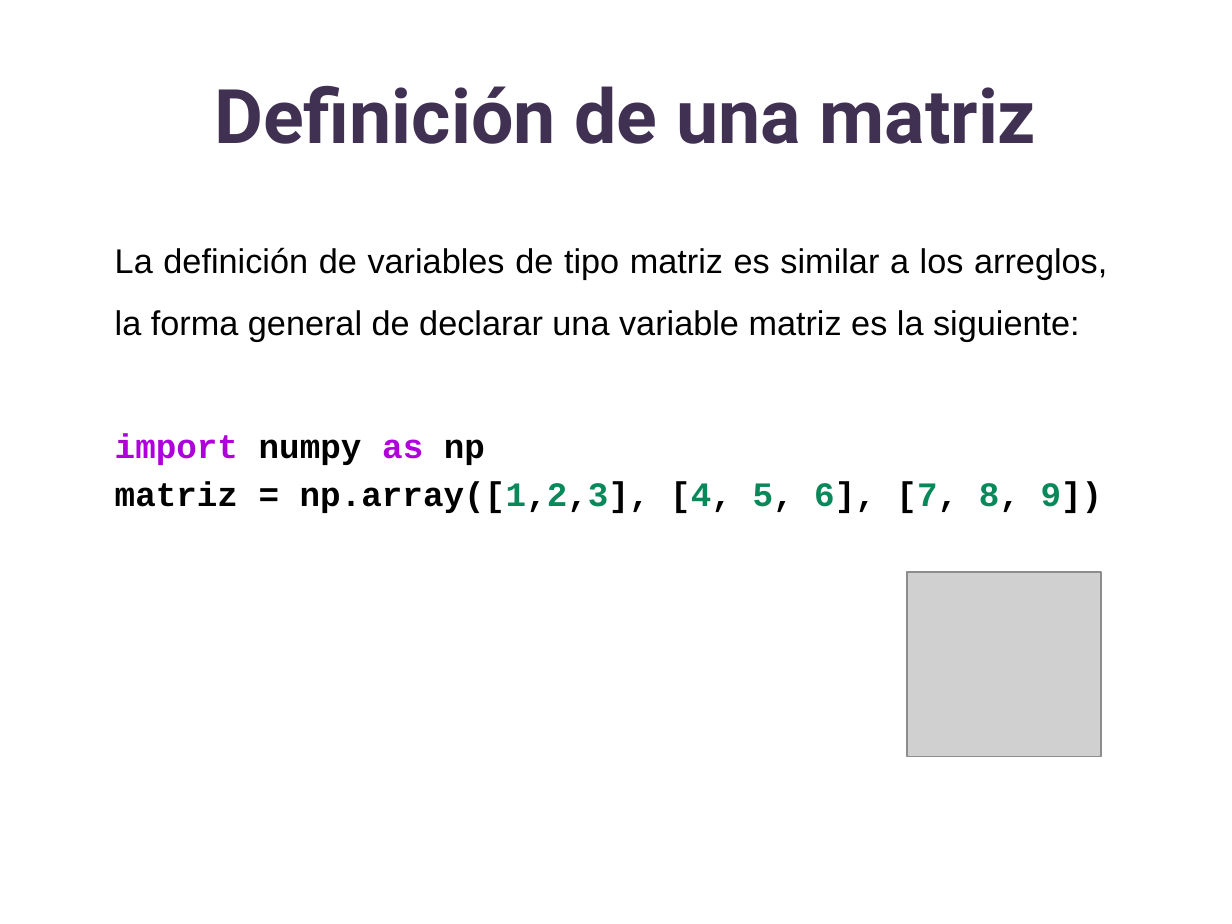
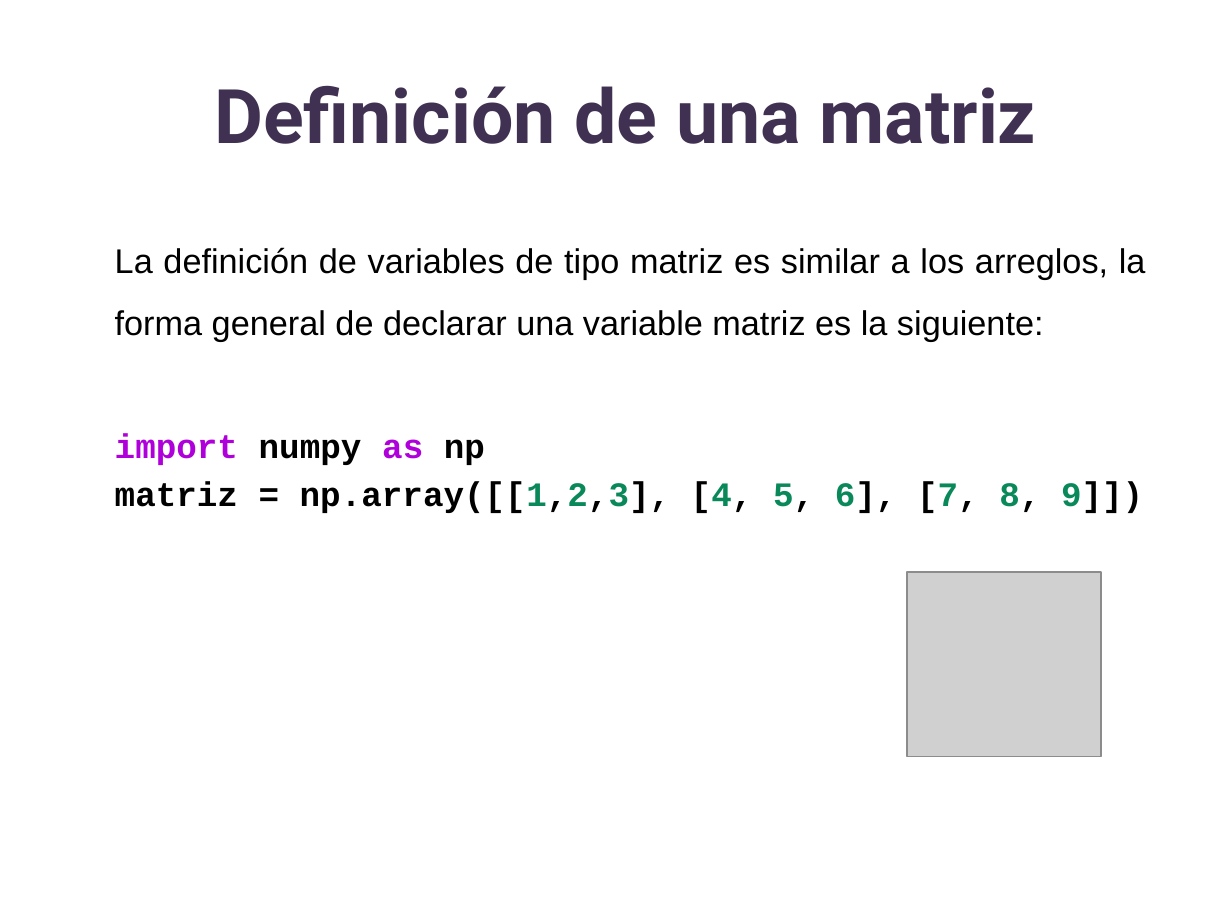
Before and after one commit to lizetheP/Analitica, a slide deck: slide 13 of CalendarioAgo2022/presentaciones/21_Matrices.pptx. Drawn at 1232x924 pixels with LibreOffice and Linux fonts; fonts in the diff are those of the drawing; grey boxes stand for pictures. Boxes give left, top, right and bottom in pixels: in the first picture for what was removed or moved away, otherwise in the second. Text is boxed around its words. In the diff, an @@ line names an element or a change of style, - is before the commit and + after.

```diff
--- a/CalendarioAgo2022/presentaciones/21_Matrices.pptx
+++ b/CalendarioAgo2022/presentaciones/21_Matrices.pptx
@@ text at [115,481,1143,513]: text changed @@
-matriz = np.array([1,2,3], [4, 5, 6], [7, 8, 9])
+matriz = np.array([[1,2,3], [4, 5, 6], [7, 8, 9]])
```
Also in this commit, not shown: 2 other slides changed, 10 other files.
